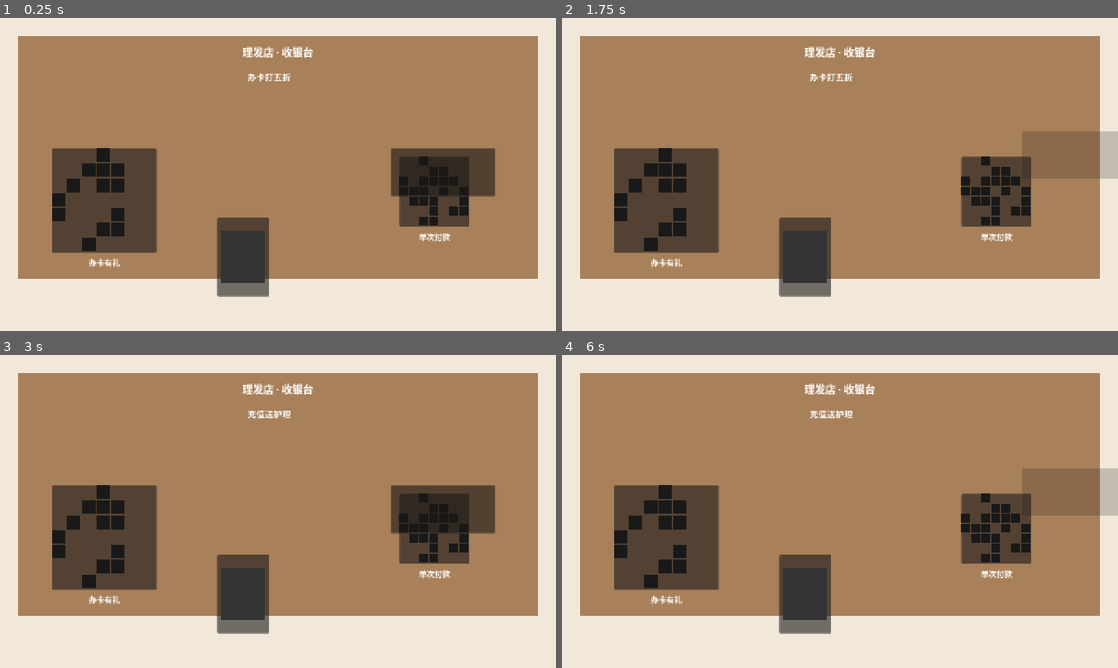
Above: before the commit, frames 1-4 (two rows, left to right).
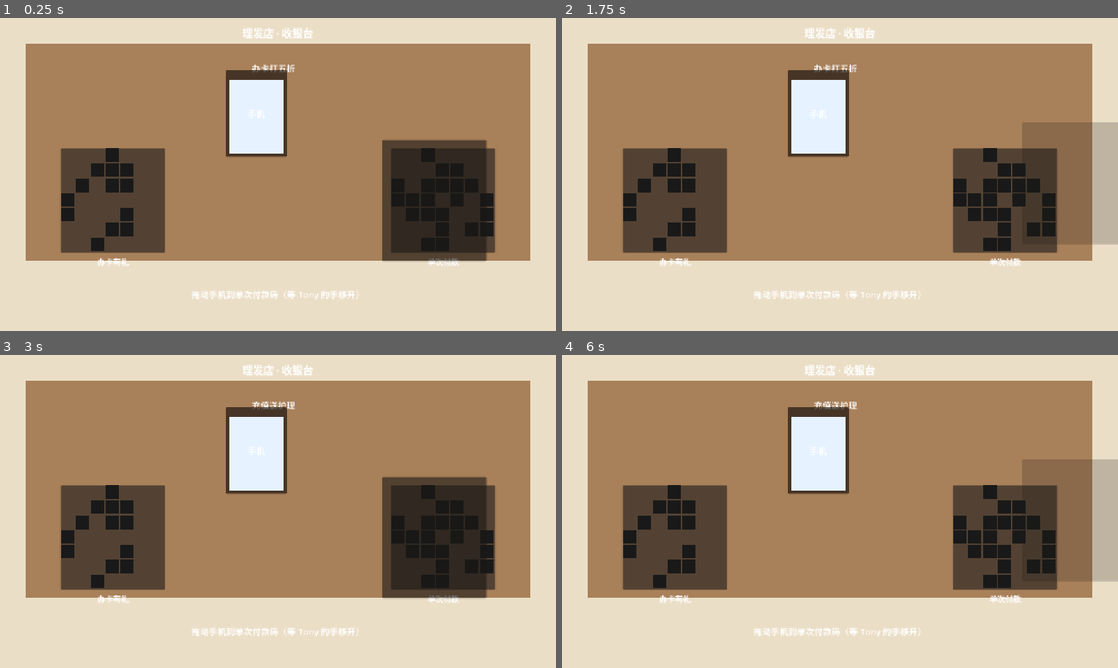
Above: after the commit, the same moments.

Repository: t5057517/zhongguoshi-shengcun-shouze
Game: Godot game, scene res://scenes/Main.tscn
Two runs of this game, one before a commit and one after it. Both use one fixed random seed, a clock stepped at 60 frames per second and the inputs below.
Inputs (mouse positions are in pixels of both pictures, inside the frame that each line leads up to):
- Up to frame 1 (0.25 s): no input
- Up to frame 2 (1.75 s): tap Enter at 0.5 s; drag from (840, 174) to (895, 105) at 0.52 s; tap Space at 1.25 s; drag from (728, 190) to (812, 237) at 1.27 s
- Up to frame 3 (3 s): move the mouse to (333, 442) at 2.02 s; click (333, 442) at 2.17 s; tap Enter at 2.75 s; drag from (250, 574) to (111, 464) at 2.77 s
- Up to frame 4 (6 s): tap Space at 3.5, 5 s; move the mouse to (1006, 558) at 3.52 s; click (1006, 558) at 3.67 s; tap Enter at 4.25 s; drag from (673, 464) to (756, 433) at 4.27 s; move the mouse to (867, 511) at 5.02 s; click (867, 511) at 5.17 s; drag from (756, 433) to (728, 527) at 5.77 s

The runs differ from the first frame. In frame 1, 23% of the frame differs, in the area x 3-97%, y 3-90%; in frame 2, 25%; in frame 3, 23%; in frame 4, 25%, in the area x 3-100%, y 3-90%.

Commit message:
修复第一关：改用_input处理拖动，统一全局坐标，优化手机视觉和布局

Diff:
--- a/GodotPC/project.godot
+++ b/GodotPC/project.godot
@@ -1,5 +1,10 @@
 ; Engine configuration file.
-; 中国式生存守则 — PC 版（Godot 4.7）
+; It's best edited using the editor UI and not directly,
+; since the parameters that go here are not all obvious.
+;
+; Format:
+;   [section] ; section goes between []
+;   param=value ; assign values to parameters
 
 config_version=5
 
@@ -18,7 +23,6 @@
 window/size/window_width_override=1280
 window/size/window_height_override=720
 window/stretch/mode="canvas_items"
-window/stretch/aspect="keep"
 
 [rendering]
 
--- a/GodotPC/scenes/Level1.tscn
+++ b/GodotPC/scenes/Level1.tscn
@@ -9,6 +9,7 @@
 anchor_bottom = 1.0
 grow_horizontal = 2
 grow_vertical = 2
+mouse_filter = 2
 script = ExtResource("1_level1")
 
 [node name="Background" type="ColorRect" parent="."]
@@ -18,56 +19,56 @@
 anchor_bottom = 1.0
 grow_horizontal = 2
 grow_vertical = 2
-color = Color(0.95, 0.91, 0.85, 1)
+color = Color(0.92, 0.87, 0.78, 1)
 
 [node name="Desk" type="ColorRect" parent="."]
 layout_mode = 0
-offset_left = 40.0
-offset_top = 40.0
-offset_right = 1240.0
-offset_bottom = 600.0
+offset_left = 60.0
+offset_top = 60.0
+offset_right = 1220.0
+offset_bottom = 560.0
 color = Color(0.66, 0.5, 0.35, 1)
 
 [node name="Title" type="Label" parent="."]
 layout_mode = 0
 offset_left = 400.0
-offset_top = 60.0
+offset_top = 16.0
 offset_right = 880.0
-offset_bottom = 100.0
+offset_bottom = 56.0
 theme_override_font_sizes/font_size = 24
 text = "理发店 · 收银台"
 horizontal_alignment = 1
 
 [node name="CardQR" type="Panel" parent="."]
 layout_mode = 0
-offset_left = 120.0
+offset_left = 140.0
 offset_top = 300.0
-offset_right = 360.0
+offset_right = 380.0
 offset_bottom = 540.0
 
 [node name="CardLabel" type="Label" parent="."]
 layout_mode = 0
-offset_left = 120.0
-offset_top = 550.0
-offset_right = 360.0
-offset_bottom = 580.0
+offset_left = 140.0
+offset_top = 548.0
+offset_right = 380.0
+offset_bottom = 576.0
 theme_override_font_sizes/font_size = 18
 text = "办卡有礼"
 horizontal_alignment = 1
 
 [node name="SingleQR" type="Panel" parent="."]
 layout_mode = 0
-offset_left = 920.0
-offset_top = 320.0
-offset_right = 1080.0
-offset_bottom = 480.0
+offset_left = 900.0
+offset_top = 300.0
+offset_right = 1140.0
+offset_bottom = 540.0
 
 [node name="SingleLabel" type="Label" parent="."]
 layout_mode = 0
-offset_left = 920.0
-offset_top = 490.0
-offset_right = 1080.0
-offset_bottom = 520.0
+offset_left = 900.0
+offset_top = 548.0
+offset_right = 1140.0
+offset_bottom = 576.0
 theme_override_font_sizes/font_size = 18
 text = "单次付款"
 horizontal_alignment = 1
@@ -75,45 +76,66 @@
 [node name="TonyHand" type="Panel" parent="."]
 layout_mode = 0
 offset_left = 900.0
-offset_top = 300.0
+offset_top = 280.0
 offset_right = 1140.0
-offset_bottom = 410.0
+offset_bottom = 560.0
 self_modulate = Color(0.97, 0.9, 0.82, 1)
 
 [node name="TonyBubble" type="Label" parent="."]
 layout_mode = 0
-offset_left = 520.0
-offset_top = 120.0
-offset_right = 720.0
-offset_bottom = 160.0
+offset_left = 500.0
+offset_top = 100.0
+offset_right = 760.0
+offset_bottom = 140.0
 theme_override_font_sizes/font_size = 20
 text = "办卡打五折"
 horizontal_alignment = 1
 
 [node name="Phone" type="Panel" parent="."]
 layout_mode = 0
-offset_left = 500.0
-offset_top = 460.0
-offset_right = 620.0
-offset_bottom = 640.0
-mouse_filter = 1
+offset_left = 520.0
+offset_top = 120.0
+offset_right = 660.0
+offset_bottom = 320.0
+mouse_filter = 2
+self_modulate = Color(0.15, 0.15, 0.15, 1)
 
 [node name="PhoneScreen" type="ColorRect" parent="Phone"]
 layout_mode = 1
 anchors_preset = 15
 anchor_right = 1.0
 anchor_bottom = 1.0
-offset_left = 10.0
-offset_top = 30.0
-offset_right = -10.0
-offset_bottom = -30.0
-color = Color(0.2, 0.2, 0.2, 1)
+offset_left = 8.0
+offset_top = 24.0
+offset_right = -8.0
+offset_bottom = -8.0
+color = Color(0.9, 0.95, 1, 1)
+
+[node name="PhoneTip" type="Label" parent="Phone"]
+layout_mode = 1
+anchors_preset = 15
+anchor_right = 1.0
+anchor_bottom = 1.0
+theme_override_font_sizes/font_size = 20
+text = "手机"
+horizontal_alignment = 1
+vertical_alignment = 1
+
+[node name="Hint" type="Label" parent="."]
+layout_mode = 0
+offset_left = 400.0
+offset_top = 620.0
+offset_right = 880.0
+offset_bottom = 660.0
+theme_override_font_sizes/font_size = 20
+text = "拖动手机到单次付款码（等 Tony 的手移开）"
+horizontal_alignment = 1
 
 [node name="ResultLabel" type="Label" parent="."]
 layout_mode = 0
 offset_left = 400.0
 offset_top = 660.0
 offset_right = 880.0
-offset_bottom = 720.0
+offset_bottom = 716.0
 theme_override_font_sizes/font_size = 28
 horizontal_alignment = 1
--- a/GodotPC/scripts/level1.gd
+++ b/GodotPC/scripts/level1.gd
@@ -1,12 +1,11 @@
 extends Control
 ## 第一关：只剪一次（理发店收银台）
+## 统一使用全局坐标，拖动逻辑用 _unhandled_input 处理，避免子节点拦截。
 
 signal level_finished(result_id: String)
 
-# 判定结果
 enum Result { NONE, SINGLE, CARD }
 
-# 场景节点引用
 @onready var phone: Control = $Phone
 @onready var hand: Control = $TonyHand
 @onready var card_qr: Control = $CardQR
@@ -14,23 +13,18 @@
 @onready var tony_bubble: Label = $TonyBubble
 @onready var result_label: Label = $ResultLabel
 
-# 手机初始位置
 var phone_start_pos: Vector2
 
-# 遮挡状态
 var blocking := true
 var block_timer := 0.0
 const BLOCK_TIME := 1.5
 const REVEAL_TIME := 0.7
 
-# 拖动状态
 var dragging := false
 var drag_offset := Vector2.ZERO
 
-# 结果
 var result := Result.NONE
 
-# Tony 气泡轮播
 var tony_words := ["办卡打五折", "充值送护理"]
 var tony_index := 0
 var tony_timer := 0.0
@@ -39,21 +33,24 @@
 	phone_start_pos = phone.position
 	_setup_qr()
 	_show_hand_blocking(true)
+	# 根节点设为 IGNORE，让鼠标事件不被子节点或根节点消费，
+	# 统一走 _unhandled_input 处理
+	mouse_filter = Control.MOUSE_FILTER_IGNORE
+	for child in get_children():
+		if child is Control:
+			child.mouse_filter = Control.MOUSE_FILTER_IGNORE
 
 func _setup_qr() -> void:
-	# 装饰性二维码（不生成真实可识别二维码）
 	_draw_fake_qr(card_qr)
 	_draw_fake_qr(single_qr)
 
 func _draw_fake_qr(target: Control) -> void:
-	# 用 ColorRect 拼一个伪二维码图案
 	for child in target.get_children():
 		child.queue_free()
 	var grid := 7
 	var cell_size := target.size.x / grid
 	for y in grid:
 		for x in grid:
-			# 三个角留白模拟定位角
 			var corner := (x < 2 and y < 2) or (x >= grid - 2 and y < 2) or (x < 2 and y >= grid - 2)
 			if corner:
 				continue
@@ -65,21 +62,17 @@
 				target.add_child(cell)
 
 func _show_hand_blocking(on: bool) -> void:
-	# Tony 的手遮挡/移开单次付款码
 	if on:
-		# 盖住单次付款码
 		hand.position = single_qr.position - Vector2(20, 20)
 		hand.modulate.a = 1.0
 	else:
-		# 移开
-		hand.position = single_qr.position + Vector2(140, -60)
+		hand.position = single_qr.position + Vector2(160, -60)
 		hand.modulate.a = 0.35
 
 func _process(delta: float) -> void:
 	if result != Result.NONE:
 		return
 
-	# 遮挡循环
 	block_timer += delta
 	if blocking and block_timer >= BLOCK_TIME:
 		blocking = false
@@ -90,53 +83,56 @@
 		block_timer = 0.0
 		_show_hand_blocking(true)
 
-	# Tony 气泡轮播
 	tony_timer += delta
 	if tony_timer >= 1.8:
 		tony_timer = 0.0
 		tony_index = (tony_index + 1) % tony_words.size()
 		tony_bubble.text = tony_words[tony_index]
 
-# ---- 拖动手机 ----
-func _gui_input(event: InputEvent) -> void:
+func _input(event: InputEvent) -> void:
 	if result != Result.NONE:
 		return
+
 	if event is InputEventMouseButton and event.button_index == MOUSE_BUTTON_LEFT:
 		if event.pressed:
-			dragging = true
-			drag_offset = phone.position - event.position
+			# 只在鼠标点在手机上时才开始拖动
+			if _global_mouse_in_phone():
+				dragging = true
+				drag_offset = phone.global_position - get_global_mouse_position()
 		else:
 			if dragging:
 				dragging = false
 				_judge()
 	elif event is InputEventMouseMotion and dragging:
-		phone.position = event.position + drag_offset
+		phone.global_position = get_global_mouse_position() + drag_offset
+
+func _global_mouse_in_phone() -> bool:
+	return phone.get_global_rect().has_point(get_global_mouse_position())
 
 func _judge() -> void:
-	# 扫码点：手机底部偏下
-	var scan_point := phone.position + Vector2(phone.size.x / 2, phone.size.y + 10)
-	var in_card := _point_in_rect(scan_point, card_qr)
-	var in_single := _point_in_rect(scan_point, single_qr)
+	# 扫码点：手机中心 + 向下偏移（手机底部靠下）
+	var phone_rect := phone.get_global_rect()
+	var scan_point := phone_rect.position + Vector2(phone_rect.size.x / 2.0, phone_rect.size.y + 12.0)
+
+	var in_card := card_qr.get_global_rect().has_point(scan_point)
+	var in_single := single_qr.get_global_rect().has_point(scan_point)
 
 	if not blocking and in_single:
 		_finish(Result.SINGLE)
 	elif in_card or (blocking and in_single):
 		_finish(Result.CARD)
 	else:
-		# 弹回原位
 		var tween := create_tween()
 		tween.tween_property(phone, "position", phone_start_pos, 0.3)
-
-func _point_in_rect(p: Vector2, rect: Control) -> bool:
-	var r := rect.get_global_rect()
-	return r.has_point(p)
 
 func _finish(r: int) -> void:
 	result = r
 	hand.modulate.a = 0.0
 	if r == Result.SINGLE:
 		result_label.text = "支付成功 ¥38"
+		result_label.add_theme_color_override("font_color", Color(0.15, 0.6, 0.3))
 		level_finished.emit("single")
 	else:
 		result_label.text = "套餐列表\n烫染会员卡 ¥1280\n至尊黑金卡 ¥6888"
+		result_label.add_theme_color_override("font_color", Color(0.75, 0.2, 0.15))
 		level_finished.emit("card")
Not shown, added: GodotPC/project.godot23328639.tmp
